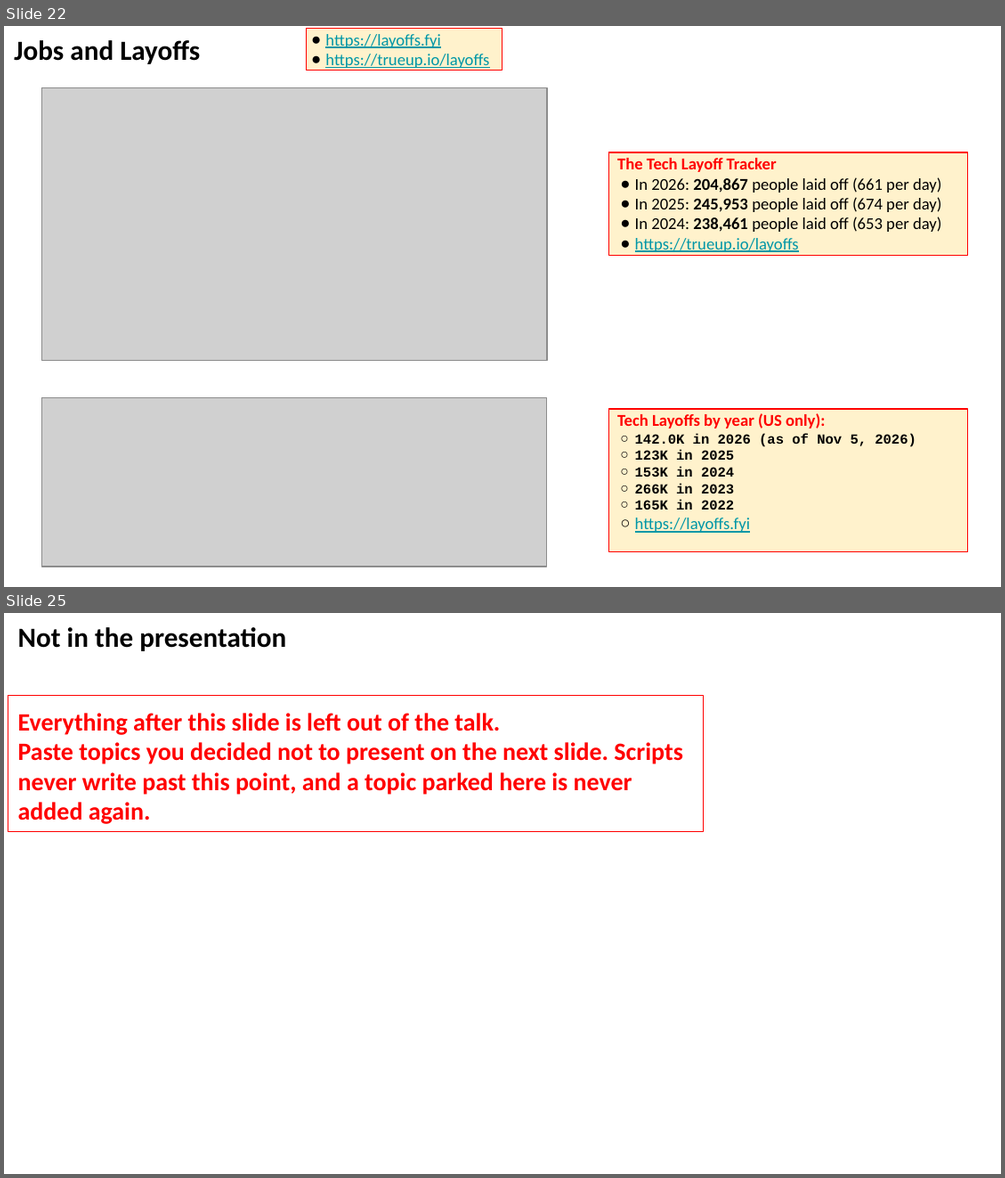
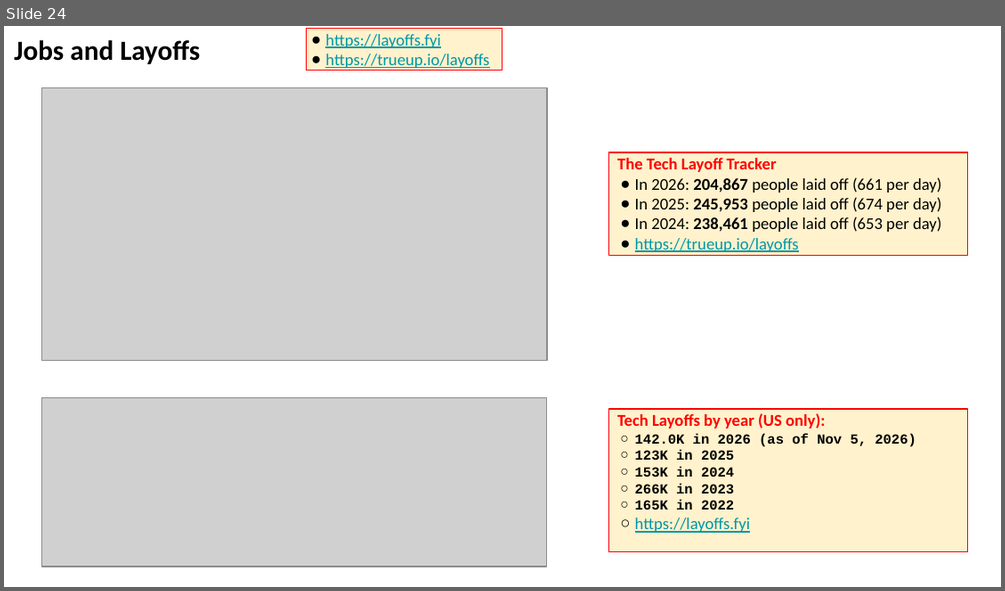
Before and after one commit to lselector/seminar, a slide deck: 2026/2026-11-06-AI-News.pptx. Shown one above the other, each under a label of ours: slides 22 and 25 before the commit, slide 24 after it; the slides between them are not shown. The pictures are 1005x1178 and 1005x591 pixels, drawn with LibreOffice and Linux fonts; fonts in the diff are those of the drawing; grey boxes stand for pictures. Boxes give left, top, right and bottom in pixels: in the first picture for what was removed or moved away, otherwise in the second. Text is boxed around its words. In the diff, an @@ line names an element or a change of style, - is before the commit and + after.

```diff
--- a/2026/2026-11-06-AI-News.pptx
+++ b/2026/2026-11-06-AI-News.pptx
@@ slide 25 removed at (4, 613, 1001, 1174), background #FFFFFF @@
@@ text removed at (18, 627, 286, 651) @@
-Not in the presentation
@@ rectangle removed at (8, 696, 703, 831) @@
-Everything after this slide is left out of the talk.
-Paste topics you decided not to present on the next slide. Scripts never write past this point, and a topic parked here is never added again.
@@ what was slide 22 is now slide 24 @@
```
Also in this commit, not shown: 6 slides changed, 2 slides added, 1 other slide removed.
